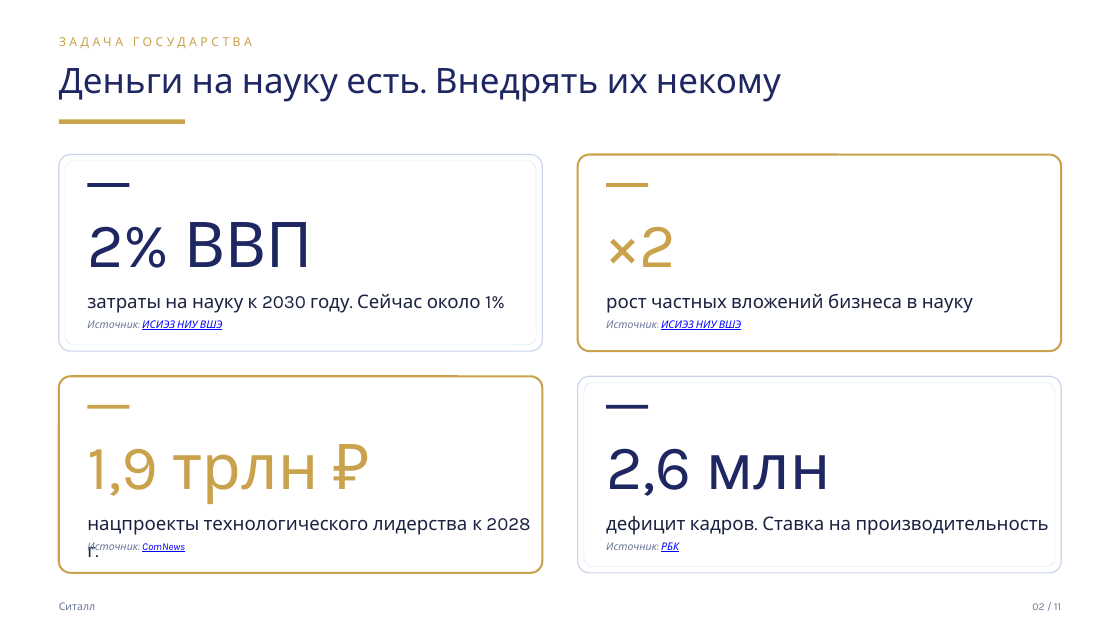
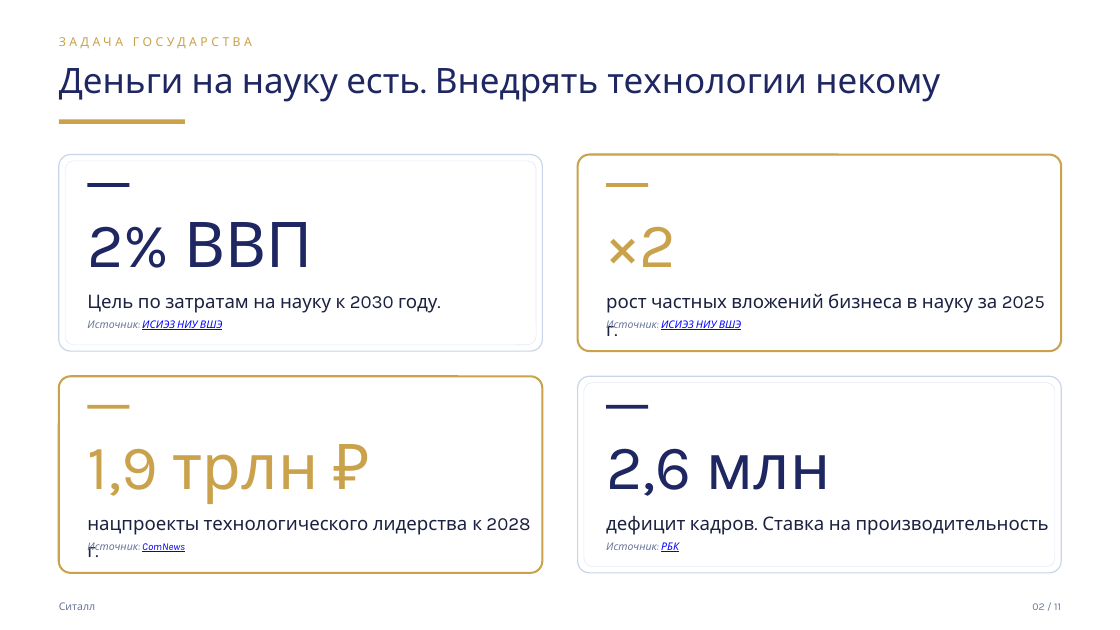
Before and after one commit to mrflxxxme/techmost-scout, a slide deck: slide 2 of marketing/regions/sverdlovsk/sitall-gov-deck-sverdlovsk.pptx. Drawn at 1120x630 pixels with LibreOffice and Linux fonts; fonts in the diff are those of the drawing. Boxes give left, top, right and bottom in pixels: in the first picture for what was removed or moved away, otherwise in the second. Text is boxed around its words. In the diff, an @@ line names an element or a change of style, - is before the commit and + after.

```diff
--- a/marketing/regions/sverdlovsk/sitall-gov-deck-sverdlovsk.pptx
+++ b/marketing/regions/sverdlovsk/sitall-gov-deck-sverdlovsk.pptx
@@ text at bbox=[59, 68, 940, 102]: text changed @@
-Деньги на науку есть. Внедрять их некому
+Деньги на науку есть. Внедрять технологии некому
@@ text at bbox=[87, 294, 437, 313]: text changed @@
-затраты на науку к 2030 году. Сейчас около 1%
+Цель по затратам на науку к 2030 году.
@@ text at bbox=[606, 294, 1045, 336]: text changed @@
-рост частных вложений бизнеса в науку
+рост частных вложений бизнеса в науку за 2025 г.
```
Also in this commit, not shown: 5 other slides changed, 34 other files.
